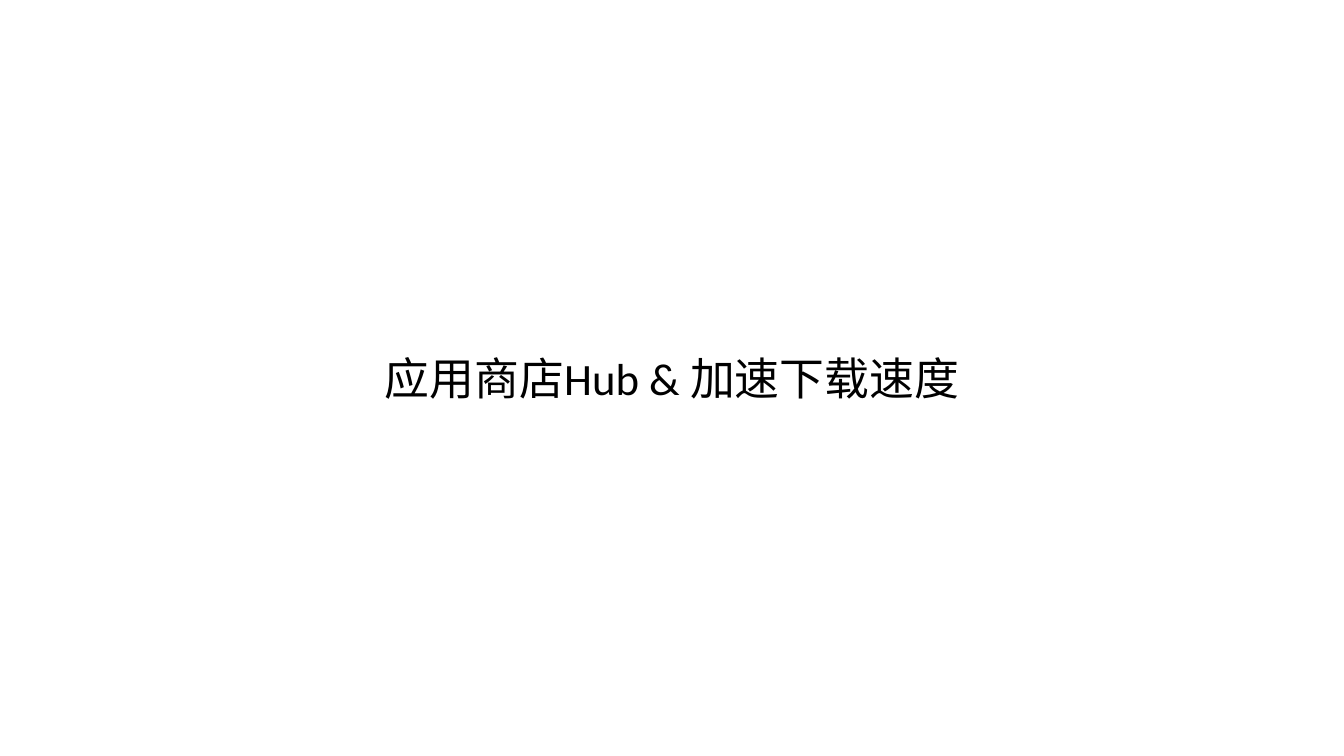
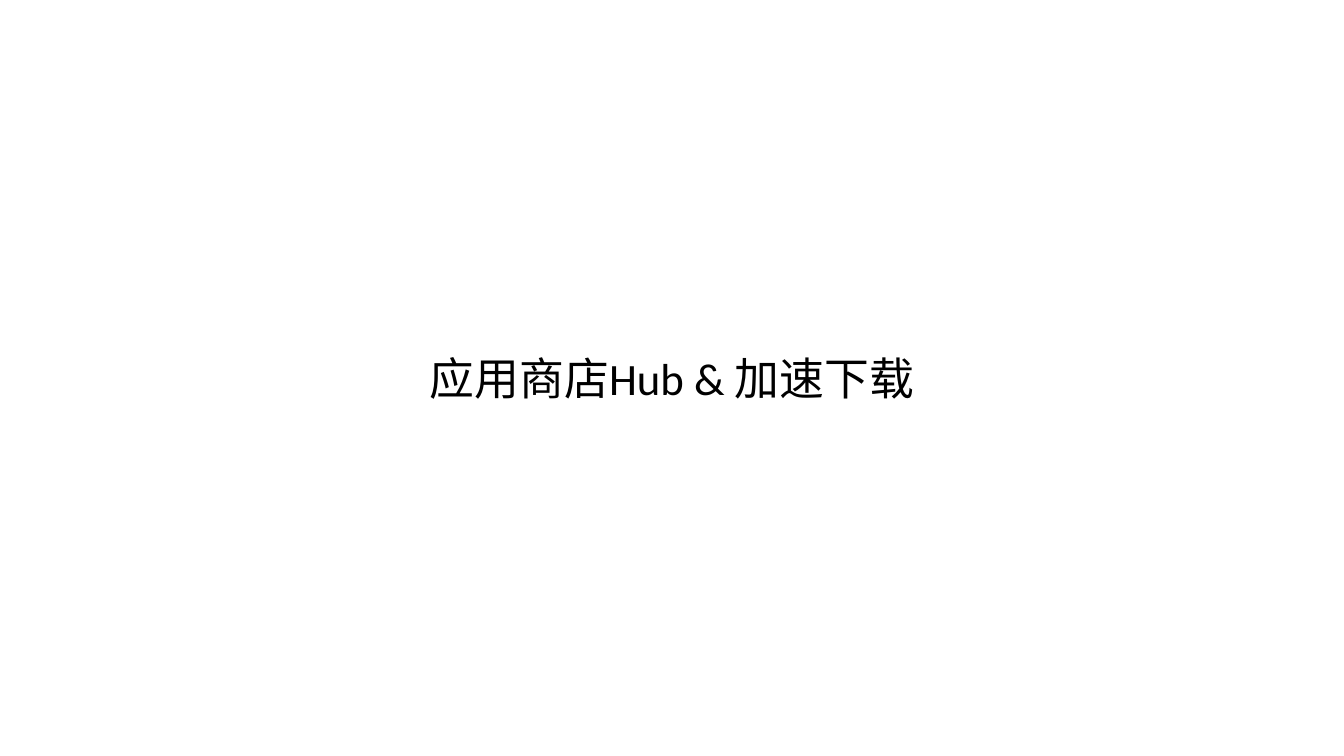
Before and after one commit to gtsigner/docker-samples, a slide deck: slide 13 of 1.Docker高可用的开发环境-preview.pptx (slide 11 before the commit). Drawn at 1344x756 pixels with LibreOffice and Linux fonts; fonts in the diff are those of the drawing. Boxes give left, top, right and bottom in pixels: in the first picture for what was removed or moved away, otherwise in the second. Text is boxed around its words. In the diff, an @@ line names an element or a change of style, - is before the commit and + after.

```diff
--- a/1.Docker高可用的开发环境-preview.pptx
+++ b/1.Docker高可用的开发环境-preview.pptx
@@ text at [430, 357, 914, 399]: text changed @@
-应用商店Hub & 加速下载速度
+应用商店Hub & 加速下载
```
Also in this commit, not shown: 7 other slides changed, 2 slides added.
